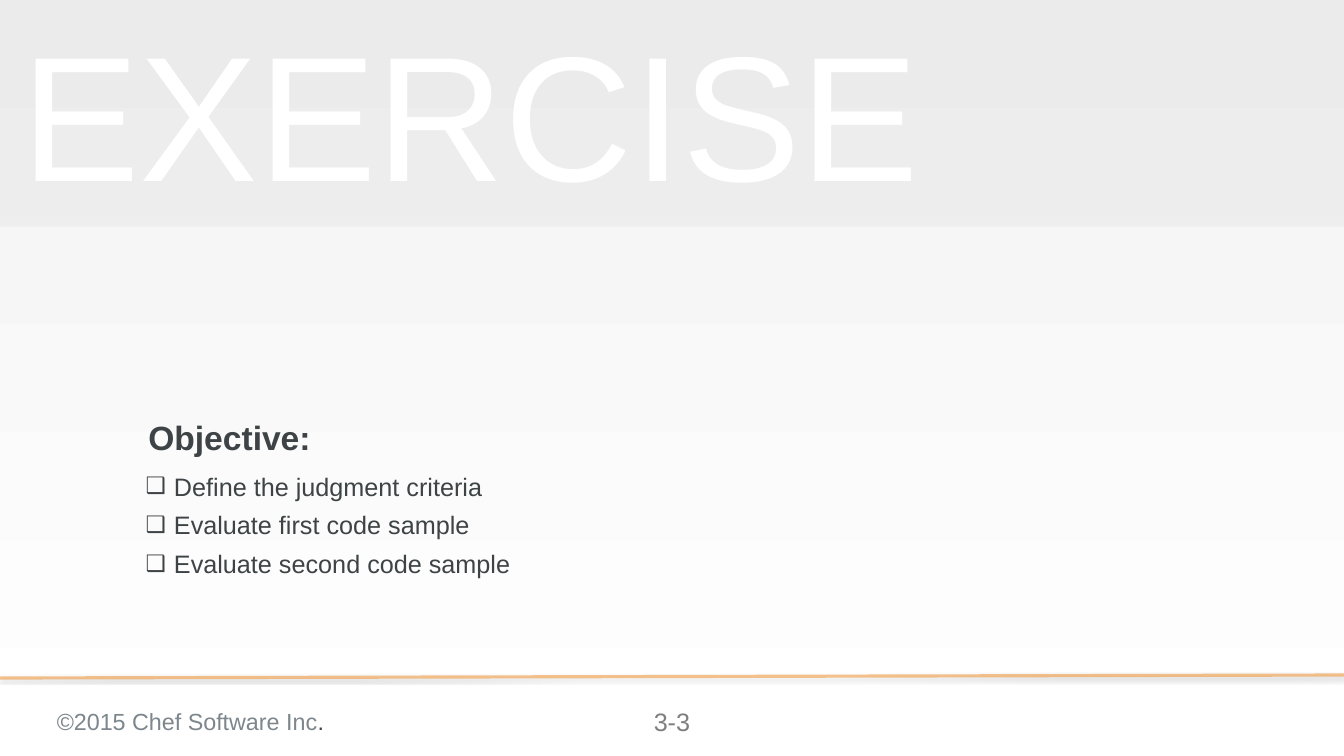
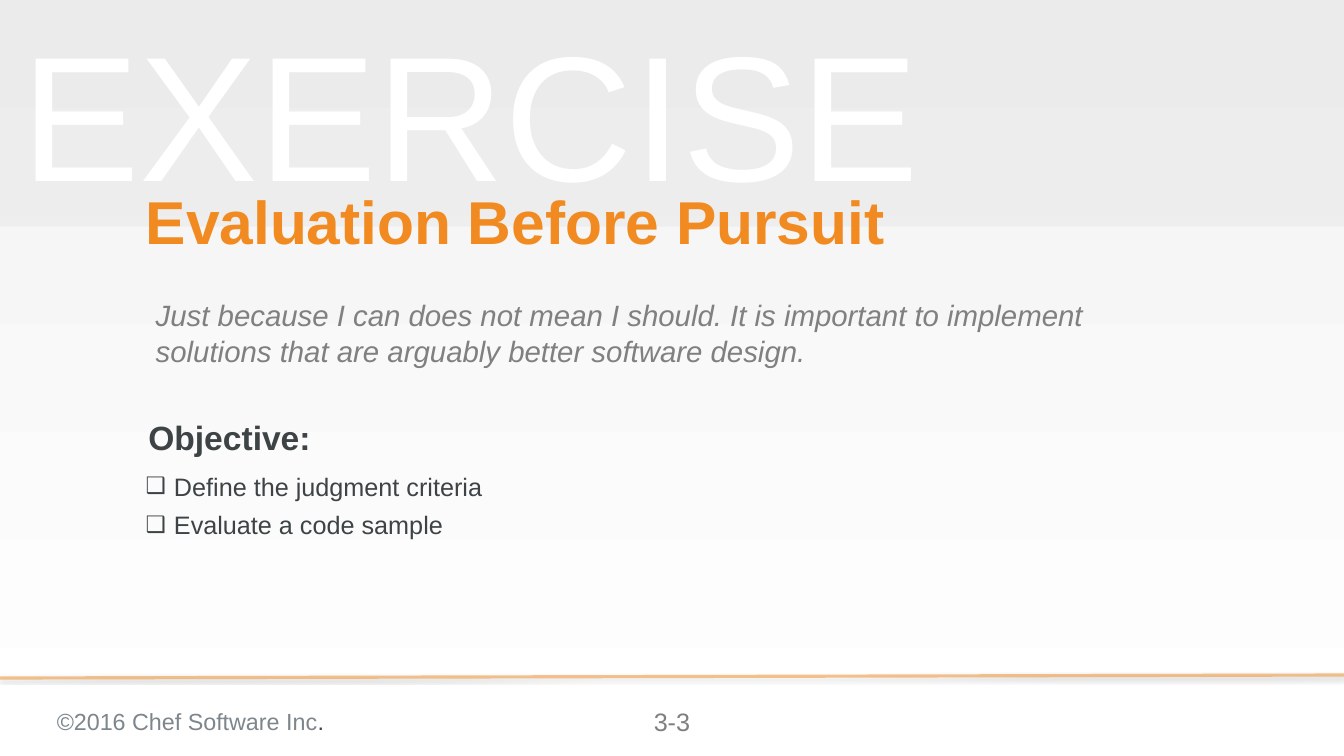
Before and after one commit to chef-training/extending_cookbooks, a slide deck: slide 3 of 03-why_use_custom_resources.pptx. Drawn at 1344x756 pixels with LibreOffice and Linux fonts; fonts in the diff are those of the drawing; background and template pictures are left out. Boxes give left, top, right and bottom in pixels: in the first picture for what was removed or moved away, otherwise in the second. Text is boxed around its words. In the diff, an @@ line names an element or a change of style, - is before the commit and + after.

Commit message:
Updates to Module 03
* Refines the slides that outline the evaluation criteria
* Changes the code to only evaluate a single code sample

```diff
--- a/03-why_use_custom_resources.pptx
+++ b/03-why_use_custom_resources.pptx
@@ title added at (x1=146, y1=200, x2=884, y2=245), 57.6 pt, text #F18B21, bold @@
+Evaluation Before Pursuit
@@ text added at (x1=156, y1=305, x2=1082, y2=368), 28 pt, text #808080, italic @@
+Just because I can does not mean I should. It is important to implement solutions that are arguably better software design.
@@ text at (x1=174, y1=515, x2=443, y2=540): text changed @@
-❑ Evaluate first code sample
-❑ Evaluate second code sample
+❑ Evaluate a code sample
@@ text at (x1=57, y1=713, x2=324, y2=730): text changed @@
-©2015 Chef Software Inc.
+©2016 Chef Software Inc.
```
Also in this commit, not shown: 10 other slides changed, 10 slides added, 7 slides removed.
